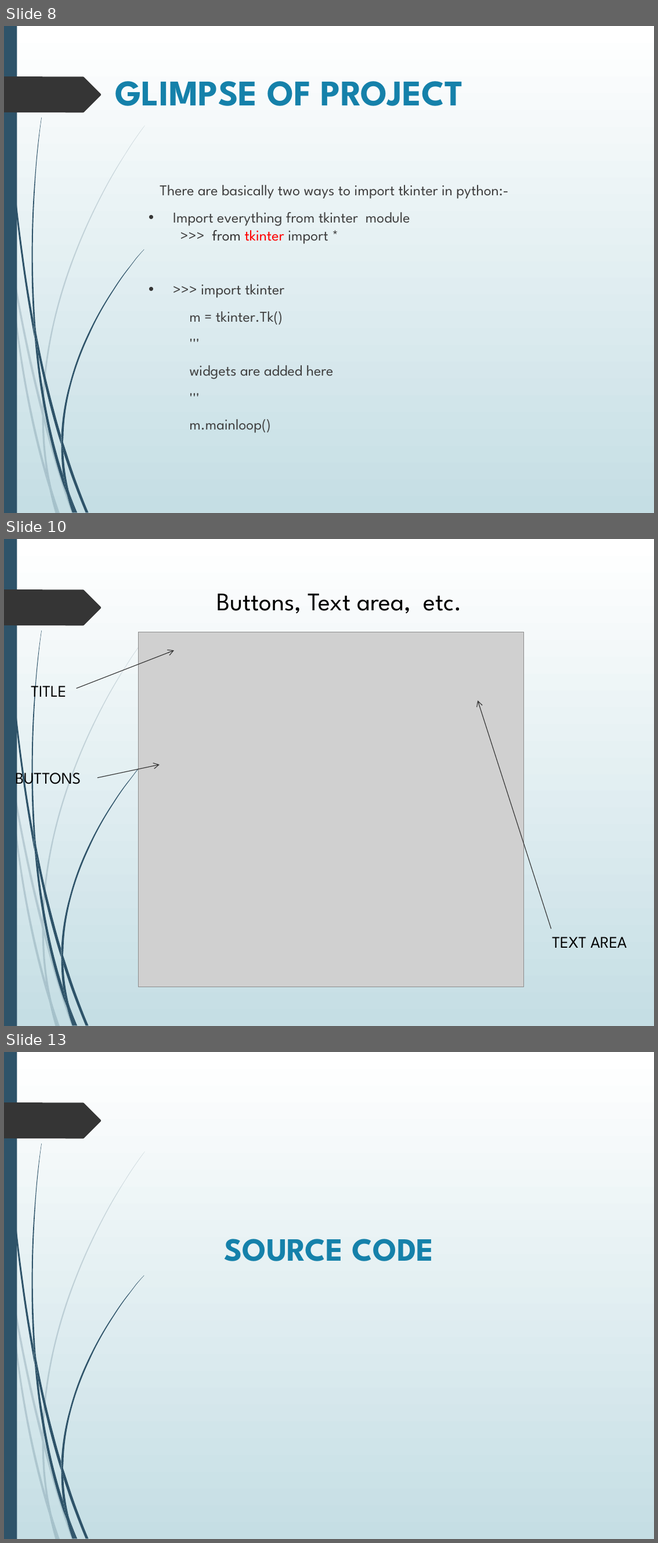
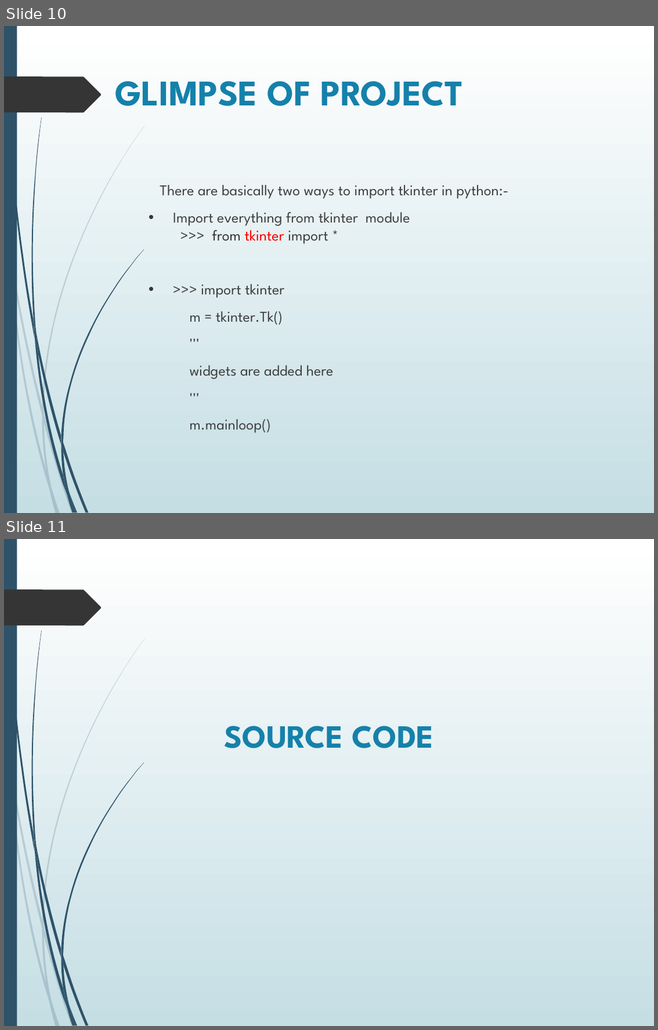
Before and after one commit to aayushi20221/Cloud-Based-Buss-Pass-System, a slide deck: ppt.pptx. Shown one above the other, each under a label of ours: slides 8, 10 and 13 before the commit, slides 10 and 11 after it; the slides between them are not shown. The pictures are 658x1543 and 658x1030 pixels, drawn with LibreOffice and Linux fonts; fonts in the diff are those of the drawing; grey boxes stand for pictures. Boxes give left, top, right and bottom in pixels: in the first picture for what was removed or moved away, otherwise in the second. Text is boxed around its words. In the diff, an @@ line names an element or a change of style, - is before the commit and + after.

```diff
--- a/ppt.pptx
+++ b/ppt.pptx
@@ slide 10 removed at bbox=[4, 539, 654, 1026], background gradient #FFFFFF to #C5DEE5; not listed: 24 template elements that a slide beside it also shows @@
@@ text removed at bbox=[217, 594, 462, 613] @@
-Buttons, Text area, etc.
@@ picture removed at bbox=[139, 632, 524, 987] @@
@@ arrow removed from (76, 689) to (174, 651) @@
@@ text removed at bbox=[31, 681, 66, 702] @@
-TITLE
@@ arrow removed from (551, 929) to (477, 701) @@
@@ arrow removed from (97, 778) to (159, 765) @@
@@ text removed at bbox=[15, 768, 81, 789] @@
-BUTTONS
@@ text removed at bbox=[552, 937, 627, 948] @@
-TEXT AREA
@@ what was slide 8 is now slide 10 @@
@@ what was slide 13 is now slide 11 @@
```
Also in this commit, not shown: 2 slides changed, 2 slides added, 7 other slides removed.
